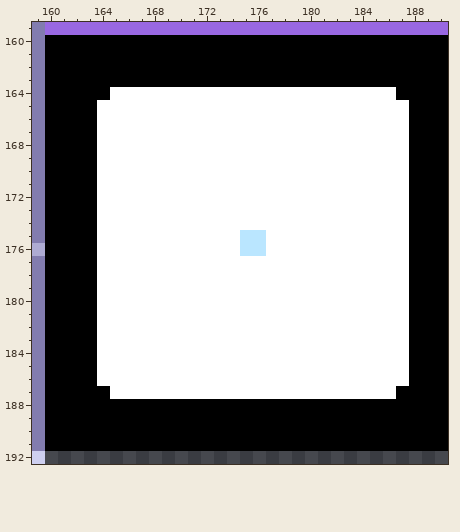
A pixel-art file gets an edit: Entregas/ase/Tilesets/tileset-0006.ase. The picture above was drawn from the file before the commit.
512x512 pixels, 1 frame. Shown: x 159..190, y 159..192. The commit also changed other parts of the picture, which this record leaves out.
New version:
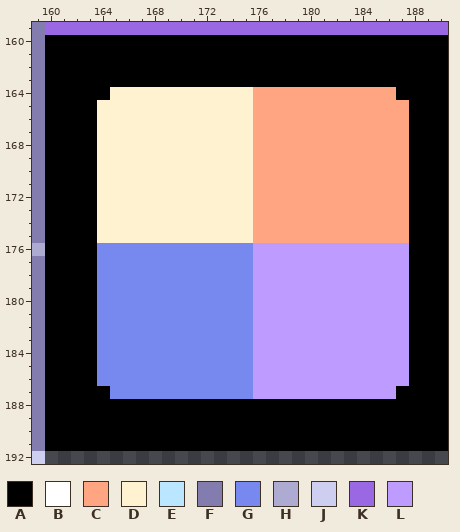
Palette (. is transparent): A #000000  B #ffffff  C #ffa582  D #fff2d1  E #bae6ff  F #827caf  G #7789ef  H #aeabd3  J #cecff0  K #9968e2  L #be9bff
From old to new:
Changed rows in their new state; - is an unchanged pixel.
Layer "Layer 3":
first column x 164:
164 -DDDDDDDDDDDCCCCCCCCCCC-
165 DDDDDDDDDDDDCCCCCCCCCCCC
166 DDDDDDDDDDDDCCCCCCCCCCCC
167 DDDDDDDDDDDDCCCCCCCCCCCC
168 DDDDDDDDDDDDCCCCCCCCCCCC
169 DDDDDDDDDDDDCCCCCCCCCCCC
170 DDDDDDDDDDDDCCCCCCCCCCCC
171 DDDDDDDDDDDDCCCCCCCCCCCC
172 DDDDDDDDDDDDCCCCCCCCCCCC
173 DDDDDDDDDDDDCCCCCCCCCCCC
174 DDDDDDDDDDDDCCCCCCCCCCCC
175 DDDDDDDDDDDDCCCCCCCCCCCC
176 GGGGGGGGGGGGLLLLLLLLLLLL
177 GGGGGGGGGGGGLLLLLLLLLLLL
178 GGGGGGGGGGGGLLLLLLLLLLLL
179 GGGGGGGGGGGGLLLLLLLLLLLL
180 GGGGGGGGGGGGLLLLLLLLLLLL
181 GGGGGGGGGGGGLLLLLLLLLLLL
182 GGGGGGGGGGGGLLLLLLLLLLLL
183 GGGGGGGGGGGGLLLLLLLLLLLL
184 GGGGGGGGGGGGLLLLLLLLLLLL
185 GGGGGGGGGGGGLLLLLLLLLLLL
186 GGGGGGGGGGGGLLLLLLLLLLLL
187 -GGGGGGGGGGGLLLLLLLLLLL-
Where, in picture pixels (left, top, right, bottom), the same in both pictures:
changed: (97, 87, 409, 399)
